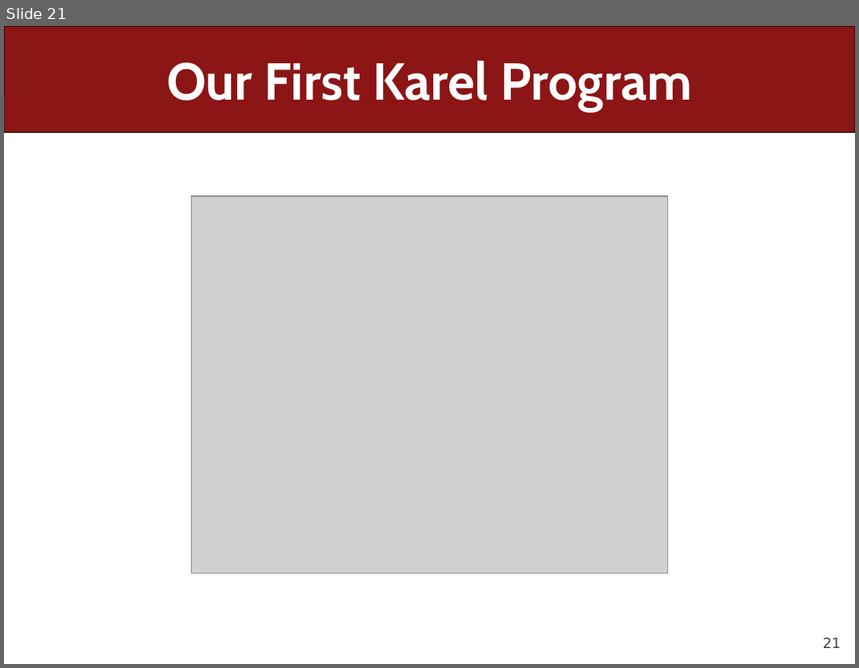
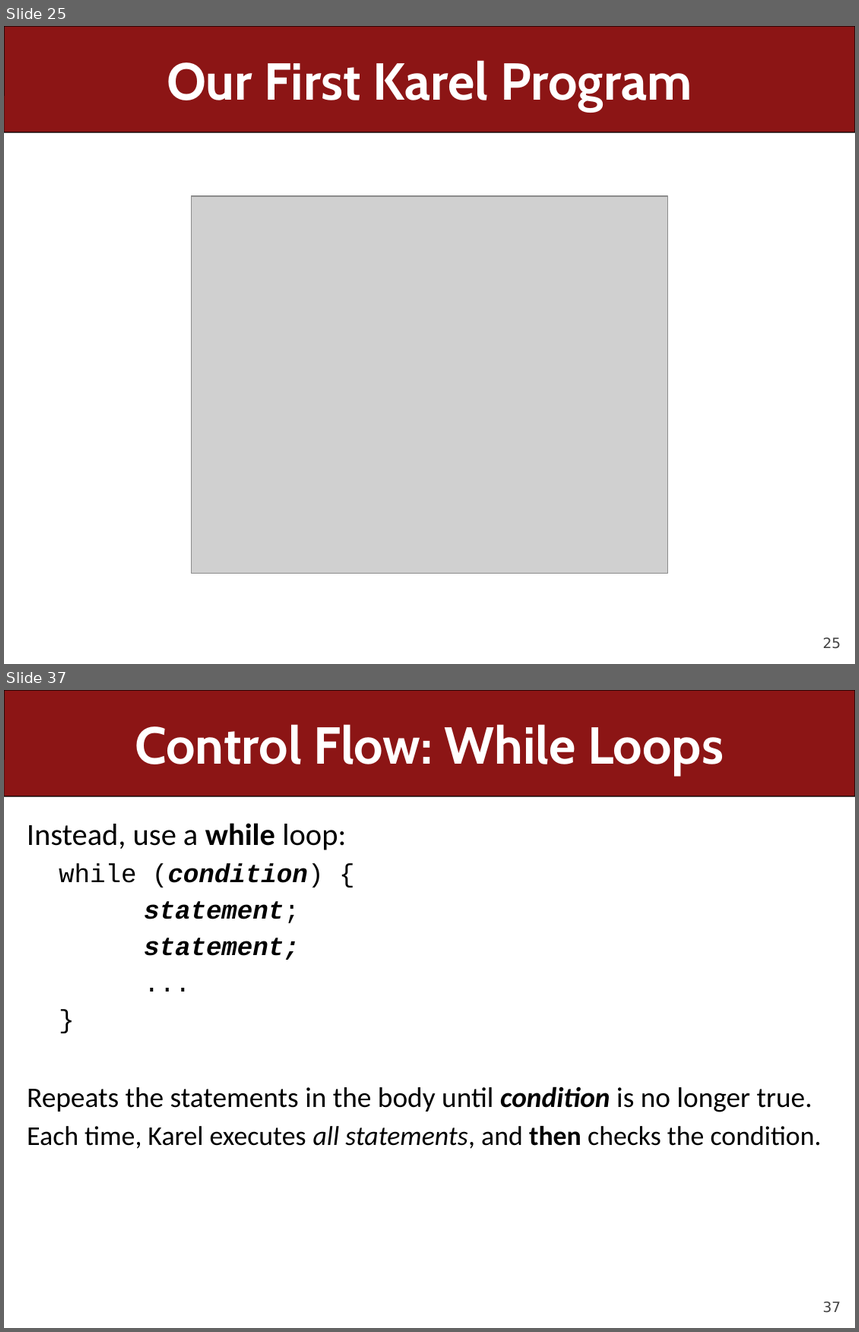
Before and after one commit to ckincaid17/cs106a-summer-2018, a slide deck: WWW/lectures/Lecture2/Lecture2.pptx. Shown one above the other, each under a label of ours: slide 21 before the commit, slides 25 and 37 after it; the slides between them are not shown. The pictures are 859x668 and 859x1332 pixels, drawn with LibreOffice and Linux fonts; fonts in the diff are those of the drawing; grey boxes stand for pictures. Boxes give left, top, right and bottom in pixels: in the first picture for what was removed or moved away, otherwise in the second. Text is boxed around its words. In the diff, an @@ line names an element or a change of style, - is before the commit and + after.

```diff
--- a/WWW/lectures/Lecture2/Lecture2.pptx
+++ b/WWW/lectures/Lecture2/Lecture2.pptx
@@ slide 37 added at [4,690,855,1328], background #FFFFFF; not listed: 2 template elements that a slide beside it also shows @@
@@ title added at [135,724,724,775], 44 pt, text #FFFFFF, bold @@
+Control Flow: While Loops
@@ text added at [27,823,822,1149], 23 pt, text #000000 @@
+Instead, use a while loop:
+  while (condition) {
+  statement;
+  statement;
+  ...
+  }
+Repeats the statements in the body until condition is no longer true.
+Each time, Karel executes all statements, and then checks the condition.
@@ what was slide 21 is now slide 25 @@
@@ page number at [823,638,842,649]: text changed @@
-21
+25
```
Also in this commit, not shown: 6 slides changed, 34 other slides added, 5 slides removed, 24 other files.
